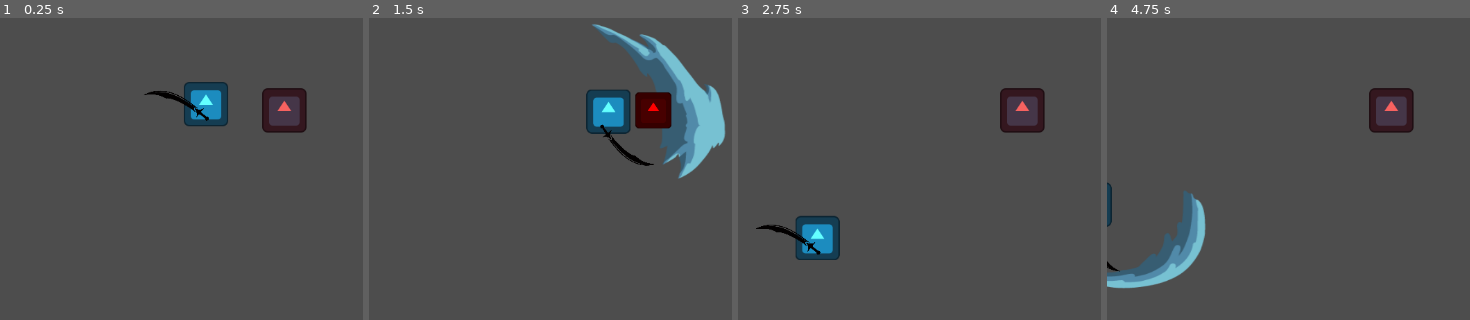
Above: before the commit, frames 1-4 (left to right).
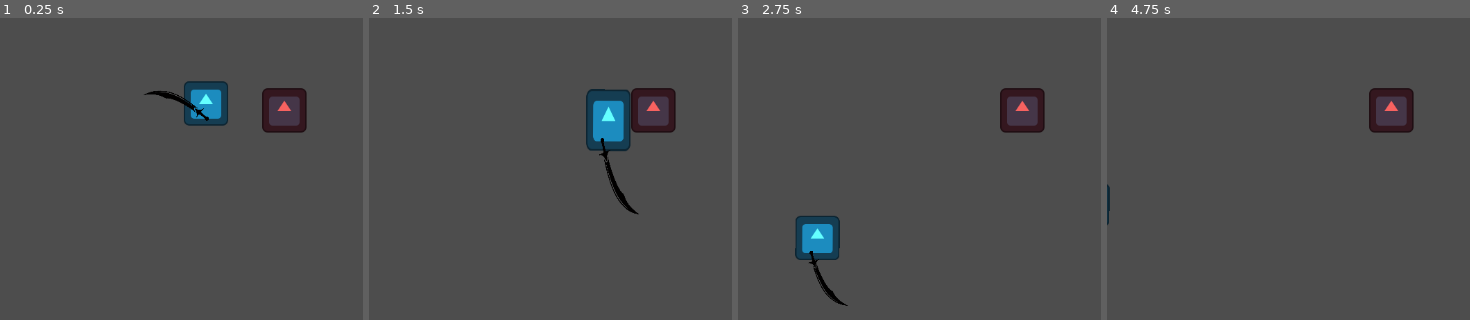
Above: after the commit, the same moments.

Repository: shafayatb/basic-2d-top-down-example
Game: Godot game, scene res://playground.tscn
The game is run twice, just before and just after one commit, with the same random seed, the same clock (stepped at 60 frames per second) and the same inputs. The project has no main scene, so this scene is started directly. The engine's default icon, where the game draws it, is replaced by a stand-in: a white triangle on a blue panel in a dark square.
Inputs (mouse positions are in pixels of both pictures, inside the frame that each line leads up to):
- Up to frame 1 (0.25 s): no input
- Up to frame 2 (1.5 s): tap Enter at 0.5 s; move the mouse to (outside the picture) at 0.52 s; press the mouse at (outside the picture) at 0.53 s; hold Right (ui_right) 0.53-1.28 s; move the mouse to (608, 250) at 1.27 s; release the mouse at (608, 250) at 1.28 s; hold Down (ui_down) from 1.28 s (still down); click (608, 250) at 1.35 s
- Up to frame 3 (2.75 s): move the mouse to (outside the picture) at 2.02 s; release Down (ui_down) at 2.03 s; press the mouse at (outside the picture) at 2.03 s; hold Right (ui_right) from 2.03 s (still down); tap Ctrl (Dash) at 2.1 s
- Up to frame 4 (4.75 s): move the mouse to (1466, 316) at 2.77 s; release Right (ui_right) at 2.78 s; release the mouse at (1466, 316) at 2.78 s; hold Up (ui_up) 2.78-3.53 s; click (1466, 316) at 2.85 s; move the mouse to (outside the picture) at 3.52 s; press the mouse at (outside the picture) at 3.53 s; hold Left (ui_left) from 3.53 s (still down); move the mouse to (1266, 159) at 4.27 s; release the mouse at (1266, 159) at 4.28 s; tap Ctrl (Dash) at 4.35 s; click (1266, 159) at 4.55 s

The runs differ from the first frame. In frame 1, 0.2% of the frame differs, in the area x 50-63%, y 20-36%; in frame 2, 9.1%, in the area x 59-99%, y 1-65%; in frame 3, 0.7%; in frame 4, 3.4%.
Error after the commit: Trying to assign value of type 'Node' to a variable of type 'CharacterBody2D'. (res://weapons/sword.gd:14)

Commit message:
7d. Separated sword to its own scene

Diff:
--- a/attacks/sword_slash.gd
+++ b/attacks/sword_slash.gd
@@ -4,8 +4,10 @@
 @onready var area_2d: Area2D = $Area2D
 
 var weapon_damage: float = 1.0
+var direction: Vector2 = Vector2.ZERO
 
 func _ready() -> void:
+	look_at(direction)
 	animation_player.connect("animation_finished", animation_finished)
 	area_2d.connect("body_entered",body_entered)
 	animation_player.play("show_slash")
--- a/player/player.gd
+++ b/player/player.gd
@@ -8,33 +8,8 @@
 @onready var knockback_state: KnockbackState = $StateMachine/KnockbackState
 
 var input_direction: Vector2 = Vector2.ZERO
-var can_slash: bool = true
-@export var slash_time: float = 0.2
-@export var sword_return_time: float = 0.5
-@export var weapon_damage: float = 1.0
 
 const sword_slash_preload = preload("res://attacks/sword_slash.tscn")
 
 func _ready() -> void:
-	animation_player.connect("animation_finished", on_animation_finished)
-	#animation_tree.active = true
-
-func _input(event: InputEvent) -> void:
-	if event.is_action_pressed("Attack") and can_slash:
-		animation_player.speed_scale = animation_player.get_animation("slash").length / slash_time
-		animation_player.play("slash")
-		can_slash = false
-
-func spawn_slash():
-	var sword_slash = sword_slash_preload.instantiate()
-	sword_slash.global_position = global_position
-	sword_slash.get_node("AnimationPlayer").speed_scale = sword_slash.get_node("AnimationPlayer").get_animation("show_slash").length / slash_time
-	sword_slash.weapon_damage = weapon_damage
-	get_parent().add_child(sword_slash)
-
-func on_animation_finished(anim_name: StringName):
-	if anim_name == "slash":
-		animation_player.speed_scale = animation_player.get_animation("sword_return").length / sword_return_time
-		animation_player.play("sword_return")
-	else:
-		can_slash = true
+	animation_tree.active = true
--- a/player/player.tscn
+++ b/player/player.tscn
@@ -1,13 +1,13 @@
-[gd_scene load_steps=43 format=3 uid="uid://bm4v5ulnu0n8w"]
+[gd_scene load_steps=41 format=3 uid="uid://bm4v5ulnu0n8w"]
 
 [ext_resource type="Texture2D" uid="uid://dta4665i0rs3m" path="res://icon.svg" id="1_4flbx"]
 [ext_resource type="Script" uid="uid://pctoih45moys" path="res://player/player.gd" id="1_g6k8r"]
 [ext_resource type="Script" uid="uid://c862gema2tgoo" path="res://node_state_machine/state_machine.gd" id="3_i3pqv"]
+[ext_resource type="PackedScene" uid="uid://cechlsw0a43lt" path="res://weapons/sword.tscn" id="3_rgyib"]
 [ext_resource type="Script" uid="uid://do8iluil3rmt2" path="res://node_state_machine/walk_state.gd" id="3_sweqy"]
 [ext_resource type="Script" uid="uid://cwere4u6usod4" path="res://node_state_machine/idle_state.gd" id="4_2hs0m"]
 [ext_resource type="Script" uid="uid://cbf6y3vxobj0e" path="res://node_state_machine/dash_state.gd" id="5_1jxqw"]
 [ext_resource type="Script" uid="uid://bvqyy13f111nq" path="res://node_state_machine/knockback_state.gd" id="7_boad6"]
-[ext_resource type="Texture2D" uid="uid://cbb7c22j8pybc" path="res://assets/schimter.png" id="8_rgyib"]
 
 [sub_resource type="RectangleShape2D" id="RectangleShape2D_onrkg"]
 size = Vector2(130, 127)
@@ -50,30 +50,6 @@
 "update": 0,
 "values": [Color(0.39215687, 1, 1, 1)]
 }
-tracks/3/type = "value"
-tracks/3/imported = false
-tracks/3/enabled = true
-tracks/3/path = NodePath("Schimter:rotation")
-tracks/3/interp = 1
-tracks/3/loop_wrap = true
-tracks/3/keys = {
-"times": PackedFloat32Array(0),
-"transitions": PackedFloat32Array(1),
-"update": 0,
-"values": [-3.4972274]
-}
-tracks/4/type = "value"
-tracks/4/imported = false
-tracks/4/enabled = true
-tracks/4/path = NodePath("Schimter:scale")
-tracks/4/interp = 1
-tracks/4/loop_wrap = true
-tracks/4/keys = {
-"times": PackedFloat32Array(0),
-"transitions": PackedFloat32Array(1),
-"update": 0,
-"values": [Vector2(-0.3, 0.3)]
-}
 
 [sub_resource type="Animation" id="Animation_2ieo8"]
 resource_name = "dash"
@@ -160,7 +136,7 @@
 "times": PackedFloat32Array(0, 0.3),
 "transitions": PackedFloat32Array(0.5, 0.5),
 "update": 0,
-"values": [Vector2(1, 1), Vector2(1.59375, 1)]
+"values": [Vector2(1, 1), Vector2(-1.594, 1)]
 }
 
 [sub_resource type="Animation" id="Animation_boad6"]
@@ -217,78 +193,6 @@
 "transitions": PackedFloat32Array(0.5, 0.5),
 "update": 0,
 "values": [Vector2(1, 1), Vector2(1, 1.390625)]
-}
-
-[sub_resource type="Animation" id="Animation_ebec5"]
-resource_name = "slash"
-length = 0.3
-step = 0.05
-tracks/0/type = "value"
-tracks/0/imported = false
-tracks/0/enabled = true
-tracks/0/path = NodePath("Schimter:rotation")
-tracks/0/interp = 1
-tracks/0/loop_wrap = true
-tracks/0/keys = {
-"times": PackedFloat32Array(0, 0.25),
-"transitions": PackedFloat32Array(0.5, -2),
-"update": 0,
-"values": [-3.4972274, 0.2216568150032797]
-}
-tracks/1/type = "value"
-tracks/1/imported = false
-tracks/1/enabled = true
-tracks/1/path = NodePath("Schimter:scale")
-tracks/1/interp = 1
-tracks/1/loop_wrap = true
-tracks/1/keys = {
-"times": PackedFloat32Array(0, 0.3),
-"transitions": PackedFloat32Array(0.5, 0.5),
-"update": 0,
-"values": [Vector2(-0.3, 0.3), Vector2(-0.28, 0.295)]
-}
-tracks/2/type = "method"
-tracks/2/imported = false
-tracks/2/enabled = true
-tracks/2/path = NodePath(".")
-tracks/2/interp = 1
-tracks/2/loop_wrap = true
-tracks/2/keys = {
-"times": PackedFloat32Array(0.05),
-"transitions": PackedFloat32Array(1),
-"values": [{
-"args": [],
-"method": &"spawn_slash"
-}]
-}
-
-[sub_resource type="Animation" id="Animation_yllr7"]
-resource_name = "sword_return"
-length = 0.65
-step = 0.05
-tracks/0/type = "value"
-tracks/0/imported = false
-tracks/0/enabled = true
-tracks/0/path = NodePath("Schimter:rotation")
-tracks/0/interp = 1
-tracks/0/loop_wrap = true
-tracks/0/keys = {
-"times": PackedFloat32Array(0, 0.2, 0.65),
-"transitions": PackedFloat32Array(-2, -2, 0.5),
-"update": 0,
-"values": [0.22165681, 0.22165681, -3.49764]
-}
-tracks/1/type = "value"
-tracks/1/imported = false
-tracks/1/enabled = true
-tracks/1/path = NodePath("Schimter:scale")
-tracks/1/interp = 1
-tracks/1/loop_wrap = true
-tracks/1/keys = {
-"times": PackedFloat32Array(0, 0.65),
-"transitions": PackedFloat32Array(0.5, 0.5),
-"update": 0,
-"values": [Vector2(-0.28, 0.295), Vector2(-0.3, 0.3)]
 }
 
 [sub_resource type="AnimationLibrary" id="AnimationLibrary_rgyib"]
@@ -299,9 +203,7 @@
 &"move_down": SubResource("Animation_8t03j"),
 &"move_left": SubResource("Animation_rgyib"),
 &"move_right": SubResource("Animation_boad6"),
-&"move_up": SubResource("Animation_hg6s5"),
-&"slash": SubResource("Animation_ebec5"),
-&"sword_return": SubResource("Animation_yllr7")
+&"move_up": SubResource("Animation_hg6s5")
 }
 
 [sub_resource type="AnimationNodeAnimation" id="AnimationNodeAnimation_kb6p2"]
@@ -407,15 +309,18 @@
 states/Move/node = SubResource("AnimationNodeBlendSpace2D_8t03j")
 states/Move/position = Vector2(448.9463, 202)
 transitions = ["Start", "Idle", SubResource("AnimationNodeStateMachineTransition_wodsf"), "Idle", "Move", SubResource(" …(414 unchanged characters)…
-graph_offset = Vector2(243.28537, 0)
+graph_offset = Vector2(127.40298, 0)
 
 [node name="Player" type="CharacterBody2D"]
+rotation = 0.0030202356
 scale = Vector2(0.5, 0.5)
 script = ExtResource("1_g6k8r")
 
 [node name="Icon" type="Sprite2D" parent="."]
 modulate = Color(0.39215687, 1, 1, 1)
 texture = ExtResource("1_4flbx")
+
+[node name="Sword" parent="Icon" instance=ExtResource("3_rgyib")]
 
 [node name="CollisionShape2D" type="CollisionShape2D" parent="."]
 shape = SubResource("RectangleShape2D_onrkg")
@@ -447,7 +352,6 @@
 }
 
 [node name="AnimationTree" type="AnimationTree" parent="."]
-active = false
 tree_root = SubResource("AnimationNodeStateMachine_2ieo8")
 anim_player = NodePath("../AnimationPlayer")
 parameters/conditions/is_dashing = false
@@ -455,12 +359,4 @@
 parameters/conditions/not_moving = false
 parameters/Dash/blend_position = Vector2(0.03752756, 1.0358744)
 parameters/Idle/blend_position = Vector2(-0.9953052, 0.010988951)
-parameters/Move/blend_position = Vector2(0.27814567, 0.21973085)
-
-[node name="Schimter" type="Sprite2D" parent="."]
-modulate = Color(1, 0, 1, 1)
-position = Vector2(-7.9999986, 44)
-rotation = -3.4972274
-scale = Vector2(-0.3, 0.3)
-texture = ExtResource("8_rgyib")
-offset = Vector2(-200, 200)
+parameters/Move/blend_position = Vector2(-0.9980469, -0.004484296)
--- /dev/null
+++ b/weapons/sword.gd
@@ -0,0 +1,40 @@
+extends Node2D
+
+@onready var animation_player: AnimationPlayer = $AnimationPlayer
+
+var can_slash: bool = true
+@export var slash_time: float = 0.2
+@export var sword_return_time: float = 0.5
+@export var weapon_damage: float = 1.0
+
+const sword_slash_preload = preload("res://attacks/sword_slash.tscn")
+var player: CharacterBody2D
+
+func _ready() -> void:
+	player = get_tree().root.get_child(0)
+	print(get_tree().root.get_child(0))
+	animation_player.connect("animation_finished", on_animation_finished)
+
+func _input(event: InputEvent) -> void:
+	if event.is_action_pressed("Attack") and can_slash:
+		animation_player.speed_scale = animation_player.get_animation("slash").length / slash_time
+		animation_player.play("slash")
+		can_slash = false
+
+func spawn_slash():
+	var sword_slash = sword_slash_preload.instantiate()
+	sword_slash.direction = player.input_direction + player.global_position
+	print(sword_slash.scale)
+	if player.input_direction.x == -1:
+		sword_slash.scale = Vector2(1.0,-1.0)
+	sword_slash.global_position = player.global_position
+	sword_slash.get_node("AnimationPlayer").speed_scale = sword_slash.get_node("AnimationPlayer").get_animation("show_slash").length / slash_time
+	sword_slash.weapon_damage = weapon_damage
+	get_tree().root.add_child(sword_slash)
+
+func on_animation_finished(anim_name: StringName):
+	if anim_name == "slash":
+		animation_player.speed_scale = animation_player.get_animation("sword_return").length / sword_return_time
+		animation_player.play("sword_return")
+	else:
+		can_slash = true
--- /dev/null
+++ b/weapons/sword.tscn
@@ -0,0 +1,126 @@
+[gd_scene load_steps=7 format=3 uid="uid://cechlsw0a43lt"]
+
+[ext_resource type="Texture2D" uid="uid://cbb7c22j8pybc" path="res://assets/schimter.png" id="1_iuva7"]
+[ext_resource type="Script" uid="uid://dlw7itprk41pp" path="res://weapons/sword.gd" id="1_oivwf"]
+
+[sub_resource type="Animation" id="Animation_iuva7"]
+resource_name = "slash"
+length = 0.3
+step = 0.05
+tracks/0/type = "value"
+tracks/0/imported = false
+tracks/0/enabled = true
+tracks/0/path = NodePath("Schimter:rotation")
+tracks/0/interp = 1
+tracks/0/loop_wrap = true
+tracks/0/keys = {
+"times": PackedFloat32Array(0, 0.25),
+"transitions": PackedFloat32Array(0.5, -2),
+"update": 0,
+"values": [-3.4972274, 0.2216568150032797]
+}
+tracks/1/type = "value"
+tracks/1/imported = false
+tracks/1/enabled = true
+tracks/1/path = NodePath("Schimter:scale")
+tracks/1/interp = 1
+tracks/1/loop_wrap = true
+tracks/1/keys = {
+"times": PackedFloat32Array(0, 0.3),
+"transitions": PackedFloat32Array(0.5, 0.5),
+"update": 0,
+"values": [Vector2(-0.3, 0.3), Vector2(-0.28, 0.295)]
+}
+tracks/2/type = "method"
+tracks/2/imported = false
+tracks/2/enabled = true
+tracks/2/path = NodePath(".")
+tracks/2/interp = 1
+tracks/2/loop_wrap = true
+tracks/2/keys = {
+"times": PackedFloat32Array(0.05),
+"transitions": PackedFloat32Array(1),
+"values": [{
+"args": [],
+"method": &"spawn_slash"
+}]
+}
+
+[sub_resource type="Animation" id="Animation_oivwf"]
+length = 0.001
+tracks/0/type = "value"
+tracks/0/imported = false
+tracks/0/enabled = true
+tracks/0/path = NodePath("Schimter:rotation")
+tracks/0/interp = 1
+tracks/0/loop_wrap = true
+tracks/0/keys = {
+"times": PackedFloat32Array(0),
+"transitions": PackedFloat32Array(1),
+"update": 0,
+"values": [-3.4972274]
+}
+tracks/1/type = "value"
+tracks/1/imported = false
+tracks/1/enabled = true
+tracks/1/path = NodePath("Schimter:scale")
+tracks/1/interp = 1
+tracks/1/loop_wrap = true
+tracks/1/keys = {
+"times": PackedFloat32Array(0),
+"transitions": PackedFloat32Array(1),
+"update": 0,
+"values": [Vector2(-0.3, 0.3)]
+}
+
+[sub_resource type="Animation" id="Animation_nisn2"]
+resource_name = "sword_return"
+length = 0.65
+step = 0.05
+tracks/0/type = "value"
+tracks/0/imported = false
+tracks/0/enabled = true
+tracks/0/path = NodePath("Schimter:rotation")
+tracks/0/interp = 1
+tracks/0/loop_wrap = true
+tracks/0/keys = {
+"times": PackedFloat32Array(0, 0.2, 0.65),
+"transitions": PackedFloat32Array(-2, -2, 0.5),
+"update": 0,
+"values": [0.22165681, 0.22165681, -3.49764]
+}
+tracks/1/type = "value"
+tracks/1/imported = false
+tracks/1/enabled = true
+tracks/1/path = NodePath("Schimter:scale")
+tracks/1/interp = 1
+tracks/1/loop_wrap = true
+tracks/1/keys = {
+"times": PackedFloat32Array(0, 0.65),
+"transitions": PackedFloat32Array(0.5, 0.5),
+"update": 0,
+"values": [Vector2(-0.28, 0.295), Vector2(-0.3, 0.3)]
+}
+
+[sub_resource type="AnimationLibrary" id="AnimationLibrary_5ogyc"]
+_data = {
+&"RESET": SubResource("Animation_oivwf"),
+&"slash": SubResource("Animation_iuva7"),
+&"sword_return": SubResource("Animation_nisn2")
+}
+
+[node name="Sword" type="Node2D"]
+script = ExtResource("1_oivwf")
+
+[node name="Schimter" type="Sprite2D" parent="."]
+modulate = Color(1, 0, 1, 1)
+position = Vector2(-7.9999986, 46.478886)
+rotation = -3.4972274
+scale = Vector2(-0.3, 0.3)
+texture = ExtResource("1_iuva7")
+offset = Vector2(-200, 200)
+
+[node name="AnimationPlayer" type="AnimationPlayer" parent="."]
+libraries = {
+&"": SubResource("AnimationLibrary_5ogyc")
+}
Not shown, added: weapons/sword.gd.uid
